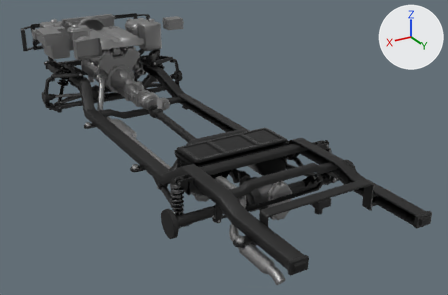
The Blender file vehicles/common/seoil_framebody/seoil_framebody.blend, before and after one commit.
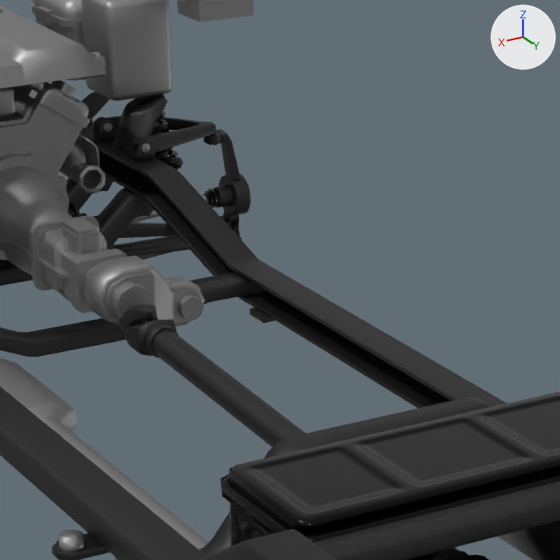
The first picture shows the older version from a 50 mm camera at (2.3, 4.6, 2.49) aimed at (-0.25, 0.36, 0.37). The close-ups show both versions on the part from 26% to 59% of the width and 8% to 58% of the height of that picture; other places that the commit changed are outside them. The lights are fixed; the arrows at upper right show +X, +Y and +Z.

The scene before the commit, as lines of its bpy script (objects in view):
```python
me_cube_008 = bpy.data.meshes.new('Cube.008')
me_cube_008.from_pydata(...)  # 316 vertices, 314 faces; spans x -0.428..0.428, y 0.729..1.085, z 0.389..0.66
me_cube_008.polygons.foreach_set('use_smooth', [True] * 314)
me_cube_008.materials.append(mat_seoil_framebody_mechanical_metal_coated)
me_pickup_coilover_f = bpy.data.meshes.new('pickup_coilover_F')
me_pickup_coilover_f.from_pydata(...)  # 523 vertices, 520 faces; spans x 0.448..0.618, y -1.595..-1.482, z 0.367..0.774
# faces by material slot: [48, 440, 32]
me_pickup_coilover_f.materials.append(mat_seoil_framebody_mechanical_metal_rough)
me_pickup_coilover_f.materials.append(mat_seoil_framebody_mechanical_metal_coated)
me_pickup_coilover_f.materials.append(mat_seoil_framebody_mechanical_chrome)
me_plane_064 = bpy.data.meshes.new('Plane.064')
me_plane_064.from_pydata(...)  # 986 vertices, 1012 faces; spans x -0.238..0.152, y -1.341..-0.56, z 0.415..0.732
me_plane_064.materials.append(mat_seoil_quantum_v)  # grey #9d9d9d
ob_seoil_framebody_coilover_f = bpy.data.objects.new('seoil_framebody_coilover_F', me_pickup_coilover_f)
ob_seoil_framebody_coilover_f.location = (0.0, 0.0, 0.0)
_m = ob_seoil_framebody_coilover_f.modifiers.new('Mirror', 'MIRROR')
ob_seoil_framebody_fueltank = bpy.data.objects.new('seoil_framebody_fueltank', me_cube_008)
ob_seoil_framebody_fueltank.location = (0.0, 0.0, 0.0)
ob_seoil_transmission_longitudinal = bpy.data.objects.new('seoil_transmission_longitudinal', me_plane_064)
ob_seoil_transmission_longitudinal.location = (0.0, 0.0, 0.0)
# also in view: 'seoil_framebody_upperarm' at (0.0, -1.52, 0.68); 'seoil_framebody_uppermounts_F' at (0.0, -1.52, 0.67); 'seoil_engine_v6_exhaust_L' at (0.4, 0.49, 0.48); 'seoil_framebody_lowerarm' at (0.0, -1.54, 0.36); 'seoil_framebody_shocktop_F' at (0.0, -1.53, 0.72)
```
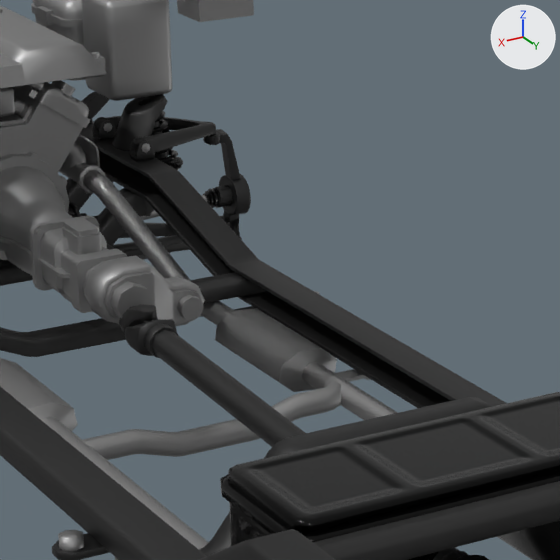
The change, as a diff of the scene's bpy script:
```diff
--- a/vehicles/common/seoil_framebody/seoil_framebody.blend.py
+++ b/vehicles/common/seoil_framebody/seoil_framebody.blend.py
@@ me_plane_002 @@
+me_plane_002.from_pydata(...)  # 298 vertices, 268 faces; spans x -0.517..0.357, y -1.331..-0.086, z 0.303..0.656
+me_plane_002.materials.append(mat_seoil_quantum_v)  # grey #9d9d9d
@@ me_plane_001 @@
+me_plane_001.from_pydata(...)  # 419 vertices, 380 faces; spans x -0.59..-0.2, y -1.33..2.34, z 0.31..0.66
+me_plane_001.materials.append(mat_seoil_quantum_v)  # grey #9d9d9d
@@ ob_seoil_frambody_exhaust_v_integrated @@
+ob_seoil_frambody_exhaust_v_integrated = bpy.data.objects.new('seoil_frambody_exhaust_V_integrated', me_plane_002)
+ob_seoil_frambody_exhaust_v_integrated.location = (0.0, 0.0, 0.0)
@@ ob_seoil_frambody_exhaust_v_r @@
+ob_seoil_frambody_exhaust_v_r = bpy.data.objects.new('seoil_frambody_exhaust_V_R', me_plane_001)
+ob_seoil_frambody_exhaust_v_r.location = (0.0, 0.0, 0.0)
```

Changed parts and their boxes [x1, y1, x2, y2] in the close-ups (560 x 560 px):
'seoil_frambody_exhaust_V_integrated', added
    after: [77, 172, 371, 460]
'seoil_frambody_exhaust_V_R', added
    after: [83, 170, 398, 420]
